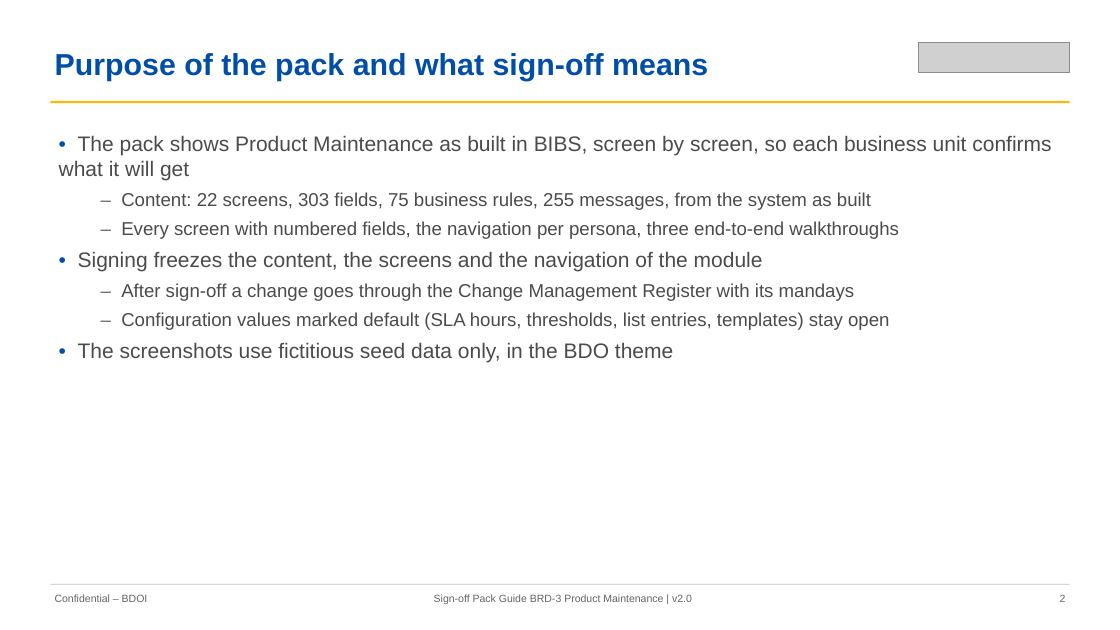
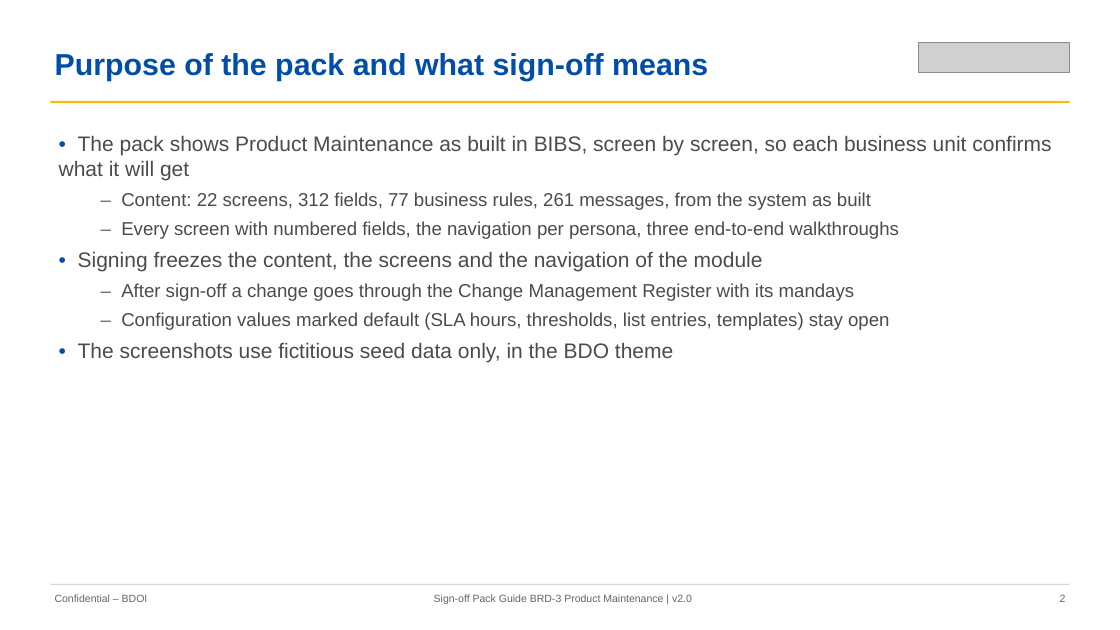
Before and after one commit to IortaTexhNXT-DEV/FinVerse, a slide deck: slide 2 of docs/deliverables/out/Drop-0_Setup_and_Data_Migration/BRD-03_Product_Maintenance/01_BIBS_GuideDeck_BRD-03_Product_Maintenance_v2.0.pptx. Drawn at 1120x630 pixels with LibreOffice and Linux fonts; fonts in the diff are those of the drawing; grey boxes stand for pictures. Boxes give left, top, right and bottom in pixels: in the first picture for what was removed or moved away, otherwise in the second. Text is boxed around its words. In the diff, an @@ line names an element or a change of style, - is before the commit and + after.

Commit message:
Rebuild the BRD-03 Product Maintenance sign-off files 00 to 06 with the rate exception approval and the recaptured screenshots
The FRS words retirement and renewal requests in business terms and quotes the
current refusal messages; the deliverables README counts the 95 screenshots.

```diff
--- a/docs/deliverables/out/Drop-0_Setup_and_Data_Migration/BRD-03_Product_Maintenance/01_BIBS_GuideDeck_BRD-03_Product_Maintenance_v2.0.pptx
+++ b/docs/deliverables/out/Drop-0_Setup_and_Data_Migration/BRD-03_Product_Maintenance/01_BIBS_GuideDeck_BRD-03_Product_Maintenance_v2.0.pptx
@@ text at [121, 192, 871, 210]: text changed @@
-  – Content: 22 screens, 303 fields, 75 business rules, 255 messages, from the system as built
+  – Content: 22 screens, 312 fields, 77 business rules, 261 messages, from the system as built
```
Also in this commit, not shown: 1 other slide changed, 8 other files.
